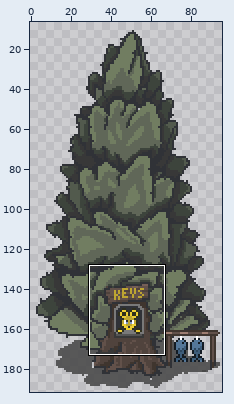
File history of a pixel-art file, Assets/Sprites/TreeStore.aseprite. Above, an overview of the earlier version with the close-up marked.
Close-up. Earlier state:
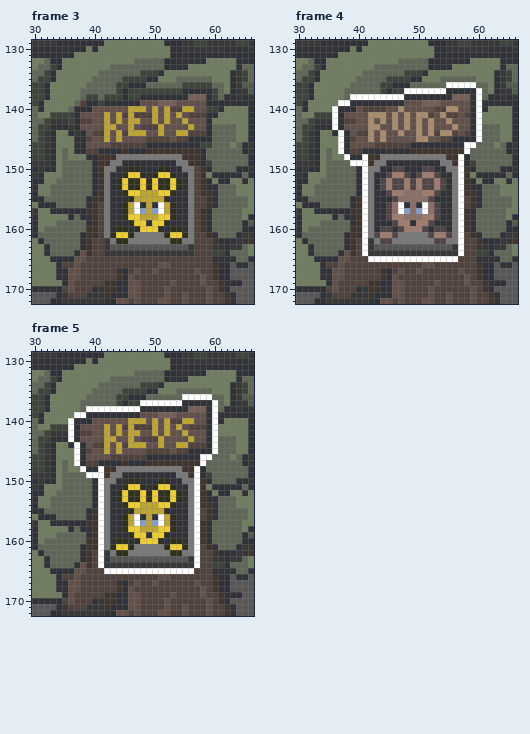
96x192 pixels, 5 frames. Colours within 5 levels of each other are drawn and written as one. Shown: frame 3: x 30..66, y 129..172; frame 4: x 30..66, y 129..172; frame 5: x 30..66, y 129..172. The wide view leaves out empty margins.
And afterwards:
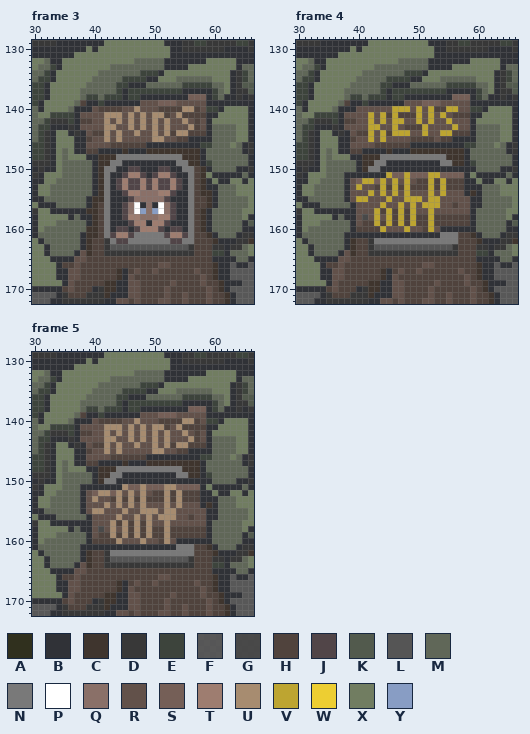
Palette (. is transparent): A #30301e  B #303237  C #3f352e  D #383838  E #3d443c  F #464646dd  G #464646fa  H #50433d  J #514548  K #525a4d  L #555555  M #606758  N #797979  P #ffffff  Q #8a7068  R #62514a  S #755f57  T #9e7d70  U #a78c70  V #bda531  W #edce32  X #717d61  Y #889dc4
Difference:
Changed rows in their new state; - is an unchanged pixel.
Frame 3, layer "Shop":
first column x 41:
140 HHHH-RUR-RHH--UUH
141 -UUURURURUUH-UH--
142 -U-U-URU-U-U--U-H
143 -UU--U-URURU---UH
144 -U-URRUR-URUHUU--
145 -U-U----RUUR-----
first column x 43:
150 ---JJ---JJ---
151 --JTTJ-JTTJ--
152 -JTJJTJTJJTJ-
153 -JTJJTJTJJTJ-
154 --JTTQQQTTJ--
155 ---JQQQQQJ---
156 --JQ--Q--QJ--
157 --JQ--Q--QJ--
158 --JTTQQQTTJ--
159 ---JTT-TTJ---
160 -JJ-JTTTJ-JJ-
161 JTTJ-----JTTJ
162 -JJ-------JJ-
Frame 4, layer "Shop":
first column x 36:
136 -------------------EEEEE-
137 ------------EEEEEEE-----E
138 ---EEMEEEBEE------------E
139 -MH--E------------------B
140 M----RRRR-VVV-V-V--VV--EE
141 E-----VRVHVHHHVRV-VR-H--B
142 E-----V-V-VVR-V-V--V----X
143 D-----VV--V-HHHVR---V---M
144 -D----V-VHVVV-RVRRVV-H--M
145 -B----V-V----HHHH-------M
146 -B--------------------EE-
147 -B--------------------B--
148 --X--C---------------C---
149 ---MBC---------------C---
150 -----C----BB---BB--BBBB--
151 --BB-BB--VSSVSSSVVSSSSB--
152 --BRSVVSVRVRVRHHVHVHHHB--
153 --BRVRRHVHVHVHHHVHVHHHB--
154 --BRRRVRVRVRVRRRVRVRRRB--
155 --BRVVRRRVRRVVVRVVRRRRRB-
156 ----RRRRVRRVRVRVVVRRHRRB-
157 ---BRRRVHVHVHVRRVRRRRRR--
158 ----RGRVRVHVHVHHVHHHHHH--
159 ----RHHVHVHVHVHHVHHHHHH--
160 ---BHHHHVRRRVRRHVRB-BBB--
161 ---BBBBBBBBBBBBBBBNN-H---
162 -----H--NN-------NN--H---
163 -----H---------------H---
164 -----H---------------H---
165 ------HHHHHHHHHHHHHHH----
Frame 5, layer "Shop":
first column x 36:
136 -------------------EEEEE-
137 ------------EEEEEEE-----E
138 ---EEMEEEBEE------------E
139 -MH--E------------------B
140 M----HHHH-RUR-RHH--UUH-EE
141 E-----UUURURURUUH-UH----B
142 E-----U-U-URU-U-U--U-H--X
143 D-----UU--U-URURU---UH--M
144 -D----U-URRUR-URUHUU----M
145 -B----U-U----RUUR-------M
146 -B--------------------EE-
147 -B--------------------B--
148 --X--C---------------C---
149 ---MBC---------------C---
150 -----C----BB---BB--BBBB--
151 --BB-BB--USSUSSSUUSSSSB--
152 --BRSUUSURURURHHUHUHHHB--
153 --BRURRHUHUHUHHHUHUHHHB--
154 --BRRRURURURURRRURURRRB--
155 --BRUURRRURRUUURUURRRRRB-
156 ----RRRRURRURURUUURRHRRB-
157 ---BRRRUHUHUHURRURRRRRR--
158 ----RGRURUHUHUHHUHHHHHH--
159 ----RHHUHUHUHUHHUHHHHHH--
160 ---BHHHHURRRURRHURB-BBB--
161 ---BBBBBBBBBBBBBBBNN-H---
162 -----H--NN-------NN--H---
163 -----H---------------H---
164 -----H---------------H---
165 ------HHHHHHHHHHHHHHH----
Where, in picture pixels (left, top, right, bottom), the same in both close-ups:
changed: (98, 106, 200, 142)
changed: (110, 166, 188, 244)
changed: (332, 82, 482, 262)
changed: (68, 394, 218, 574)
